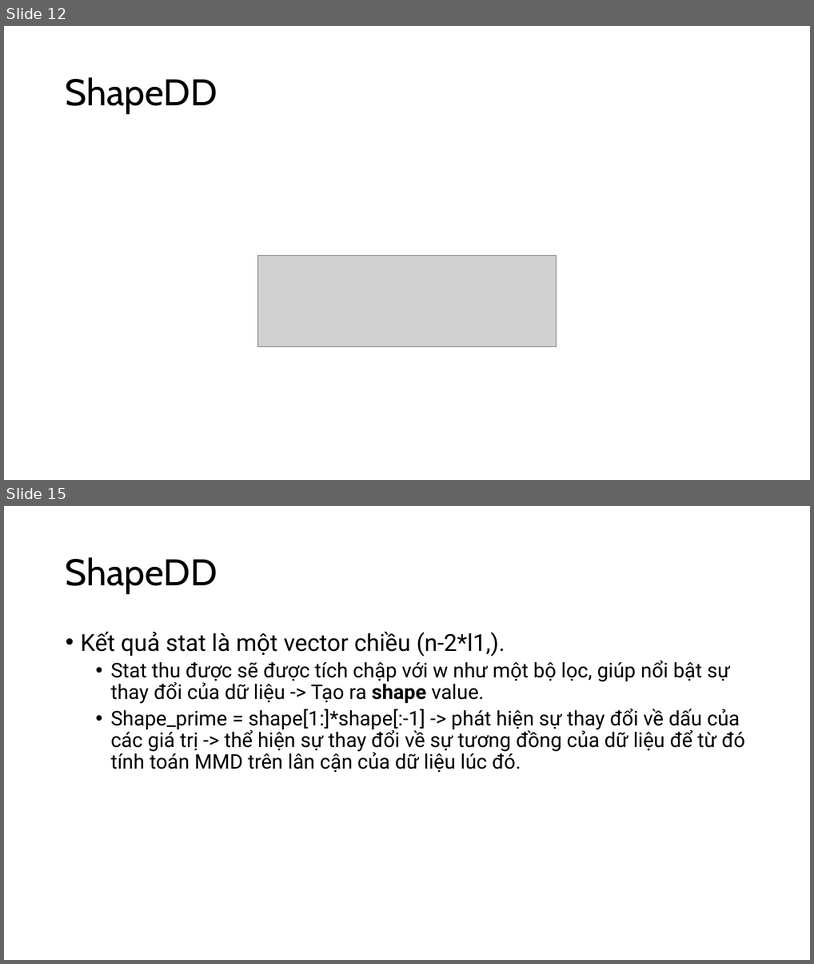
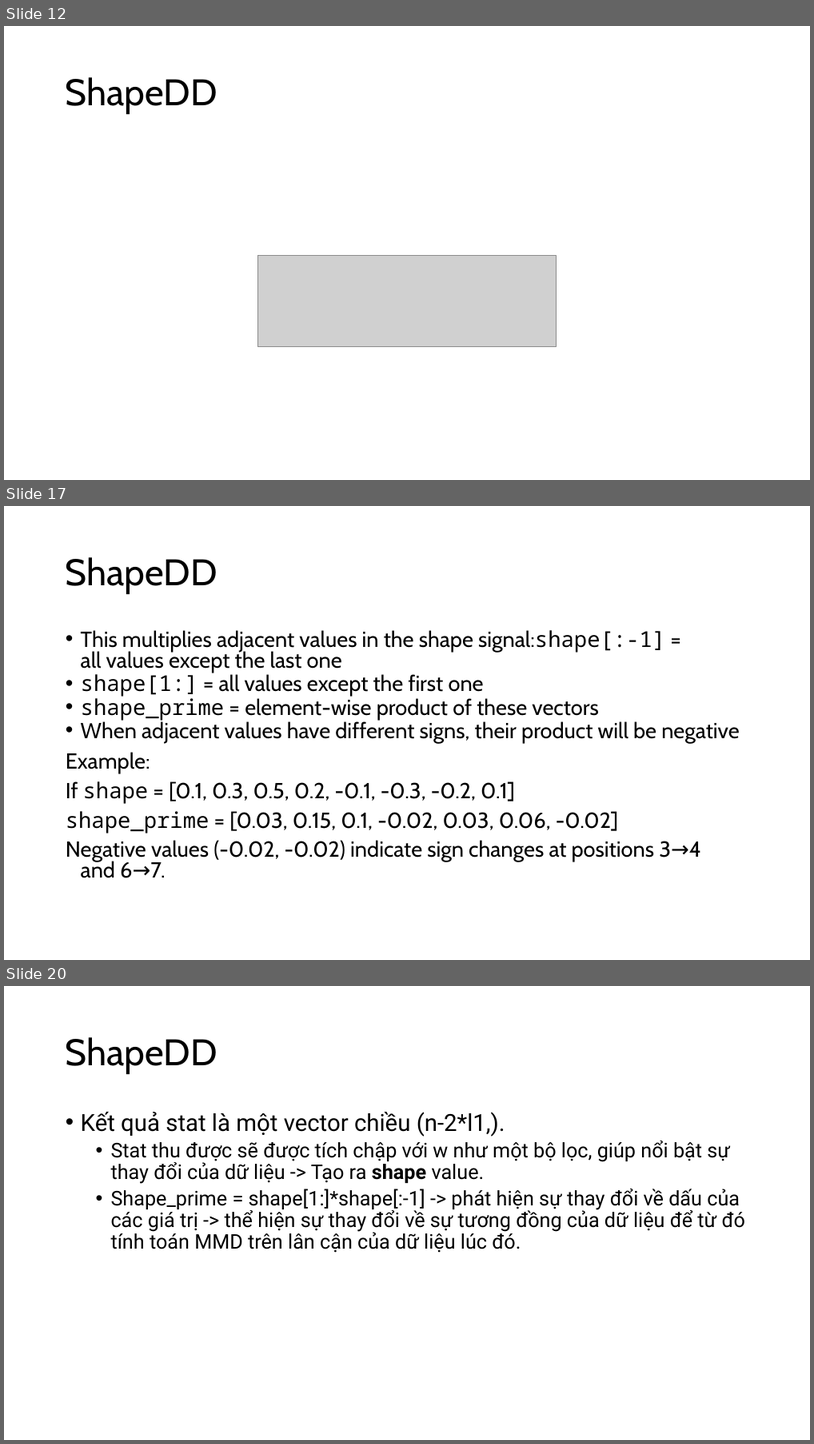
Before and after one commit to neoslusion/One-or-Two-Things-We-Know-about-Concept-Drift, a slide deck: report/Algorithm.pptx. Shown one above the other, each under a label of ours: slides 12 and 15 before the commit, slides 12, 17 and 20 after it; the slides between them are not shown. The pictures are 814x964 and 814x1444 pixels, drawn with LibreOffice and Linux fonts; fonts in the diff are those of the drawing; grey boxes stand for pictures. Boxes give left, top, right and bottom in pixels: in the first picture for what was removed or moved away, otherwise in the second. Text is boxed around its words. In the diff, an @@ line names an element or a change of style, - is before the commit and + after.

```diff
--- a/report/Algorithm.pptx
+++ b/report/Algorithm.pptx
@@ slide 17 added at [4,506,810,960], background #FFFFFF @@
@@ title added at [66,557,218,594], 44 pt, text #000000 @@
+ShapeDD
@@ text added at [66,630,739,878], 25.9 pt, text #000000 @@
+• This multiplies adjacent values in the shape signal:shape[:-1] = all values except the last one
+• shape[1:] = all values except the first one
+• shape_prime = element-wise product of these vectors
+• When adjacent values have different signs, their product will be negative
+Example:
+If shape = [0.1, 0.3, 0.5, 0.2, -0.1, -0.3, -0.2, 0.1]
+shape_prime = [0.03, 0.15, 0.1, -0.02, 0.03, 0.06, -0.02]
+Negative values (-0.02, -0.02) indicate sign changes at positions 3→4 and 6→7.
@@ what was slide 15 is now slide 20 @@
```
Also in this commit, not shown: 1 slide changed, 4 other slides added.
